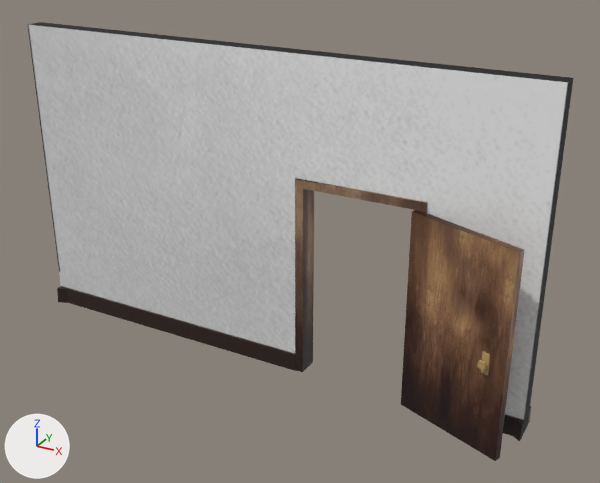
Two versions of the glTF model Parede_Porta(Quarto).glb, one commit apart.
One viewpoint serves both versions: a camera (50 mm lens) standing at (4.33, -7.03, 5.01) and looking at (0.48, -0.04, 1.52). The axes (+X, +Y, +Z) are drawn at lower left. The lights are the same throughout. The first picture is the older version. Where no turn or scale is listed for an object, it has been applied to the vertices. Vertices at exactly the same position are counted once.

Names of what the first picture shows: 'Door-convcol', 'DoorFrame-col', 'Wall1-col'.
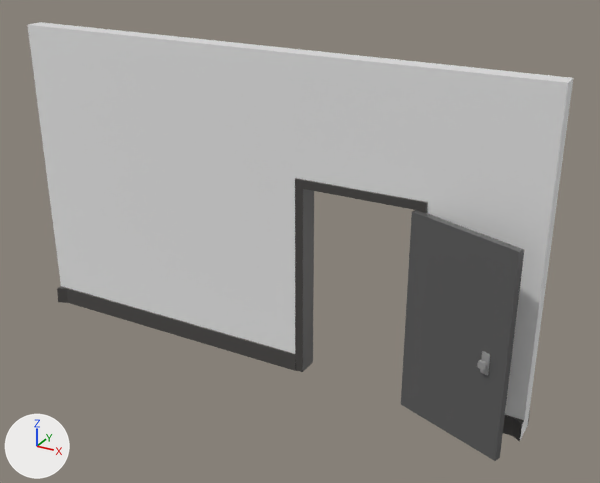
Changed parts and their boxes (x1, y1, x2, y2) in the pictures (600 x 483 px):
'DoorFrame-col', recoloured
    both: (295, 178, 428, 372)
part 1 of me_cube_001, recoloured
    both: (401, 210, 524, 461)
part 2 of me_cube_001, recoloured (brown to grey)
    both: (477, 351, 490, 375)
part 3 of me_cube_003, recoloured
    both: (28, 22, 573, 440)
part 4 of me_cube_003, recoloured
    both: (57, 286, 530, 441)

The change in detail:
Material 'Material.010' (mat_material_010) is new.
Its base color is (0.0689, 0.0646, 0.0613) (dark grey #4a4846).
Its roughness is 0.376.
Material 'Material.070' (mat_material_070) is new.
Its base color is (0.8, 0.8, 0.8) (white #e7e7e7).
Its roughness is 0.764.
Its sheen weight is 1.0.
Material 'Material.073' (mat_material_073) is new.
Its base color is (0.111, 0.111, 0.111) (dark grey #5e5e5e).
Its roughness is 0.143.
Material 'Material.072' (mat_material_072) is new.
Its base color is (0.452, 0.452, 0.452) (grey #b3b3b3).
Its metallic is 0.465.
Its roughness is 0.632.
me_cube_001 has 112 vertices, 220 faces and spans x -0.01..1.14, y -0.46..0.03, z 0.0..2.16.
me_cube_001 is used by ob_door_convcol; location (1.757, -0.126, -0.023).
me_cube_001 part 1: 56 faces spanning x -0.01..1.14, y -0.46..0.03, z 0.0..2.16 switch from mat_material_008 (picture img_doortexture) to mat_material_073 (dark grey #5e5e5e).
me_cube_001 part 2: 164 faces spanning x 0.86..1.0, y -0.46..-0.24, z 0.86..1.08 switch from mat_material_008 (picture img_doortexture) to mat_material_072 (grey #b3b3b3).
me_cube_002 has 16 vertices, 28 faces and spans x -0.7..0.7, y -0.12..0.12, z -1.0..1.25.
me_cube_002 no longer uses material mat_material_006 (picture img_doorframetexture).
me_cube_002 gains material mat_material_010 (dark grey #4a4846).
me_cube_003 has 72 vertices, 140 faces and spans x -3.0..3.0, y -0.18..0.18, z -1.75..1.75.
me_cube_003 is used by ob_wall1_col; location (0.0, 0.0, 1.73).
me_cube_003 part 3: all 38 faces that had it switch from mat_material_001 (picture img_walldoortexture) to mat_material_070 (white #e7e7e7).
me_cube_003 part 4: all 102 faces that had it switch from mat_material_005 (brown #2c1b15) to mat_material_010 (dark grey #4a4846).
